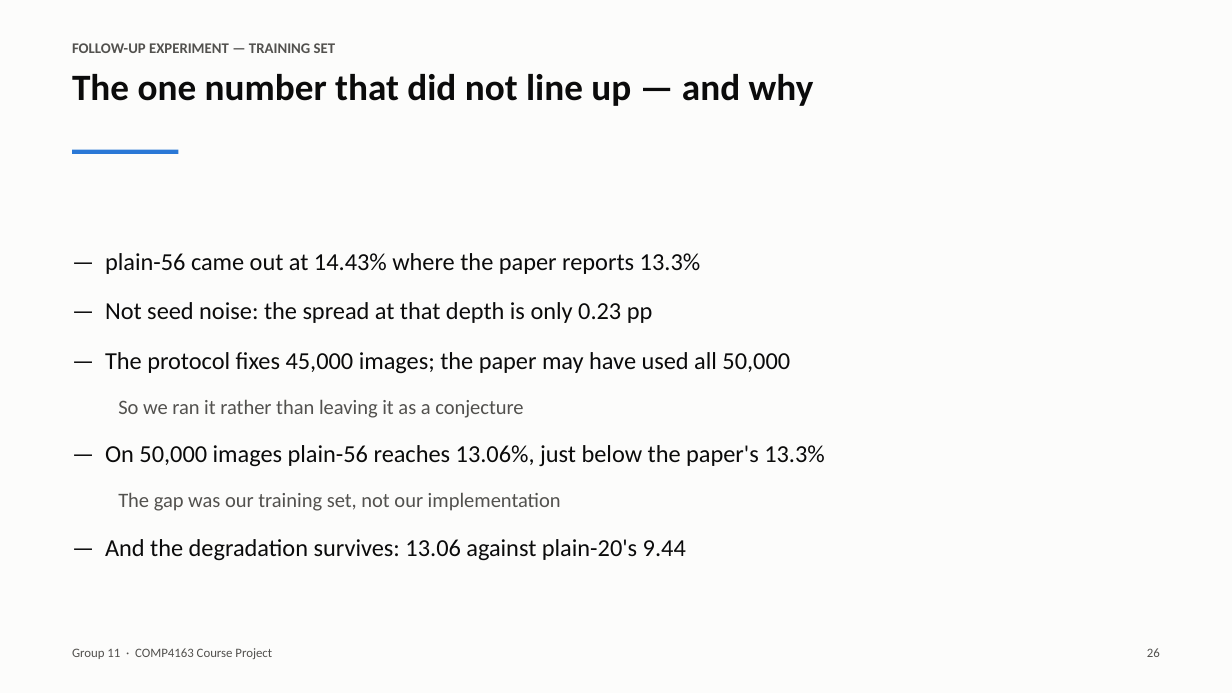
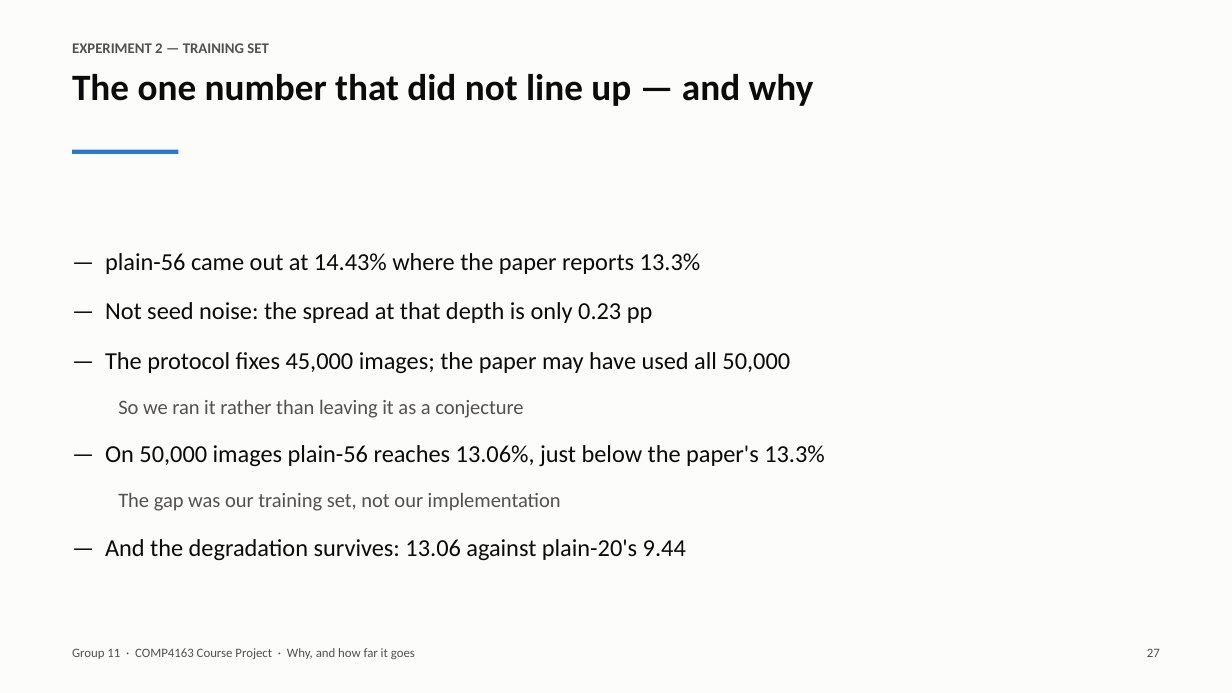
Before and after one commit to v68md6ttb2-ux/COMP4163-ResNet-Degradation, a slide deck: slide 27 of report/slides.pptx (slide 26 before the commit). Drawn at 1232x693 pixels with LibreOffice and Linux fonts; fonts in the diff are those of the drawing. Boxes give left, top, right and bottom in pixels: in the first picture for what was removed or moved away, otherwise in the second. Text is boxed around its words. In the diff, an @@ line names an element or a change of style, - is before the commit and + after.

```diff
--- a/report/slides.pptx
+++ b/report/slides.pptx
@@ text at (72, 43, 269, 53): text changed @@
-FOLLOW-UP EXPERIMENT — TRAINING SET
+EXPERIMENT 2 — TRAINING SET
@@ text at (72, 648, 415, 659): text changed @@
-Group 11 · COMP4163 Course Project
+Group 11 · COMP4163 Course Project · Why, and how far it goes
@@ text at (1147, 648, 1160, 657): text changed @@
-26
+27
```
Also in this commit, not shown: 34 other slides changed, 1 slide added, 1 other file.
